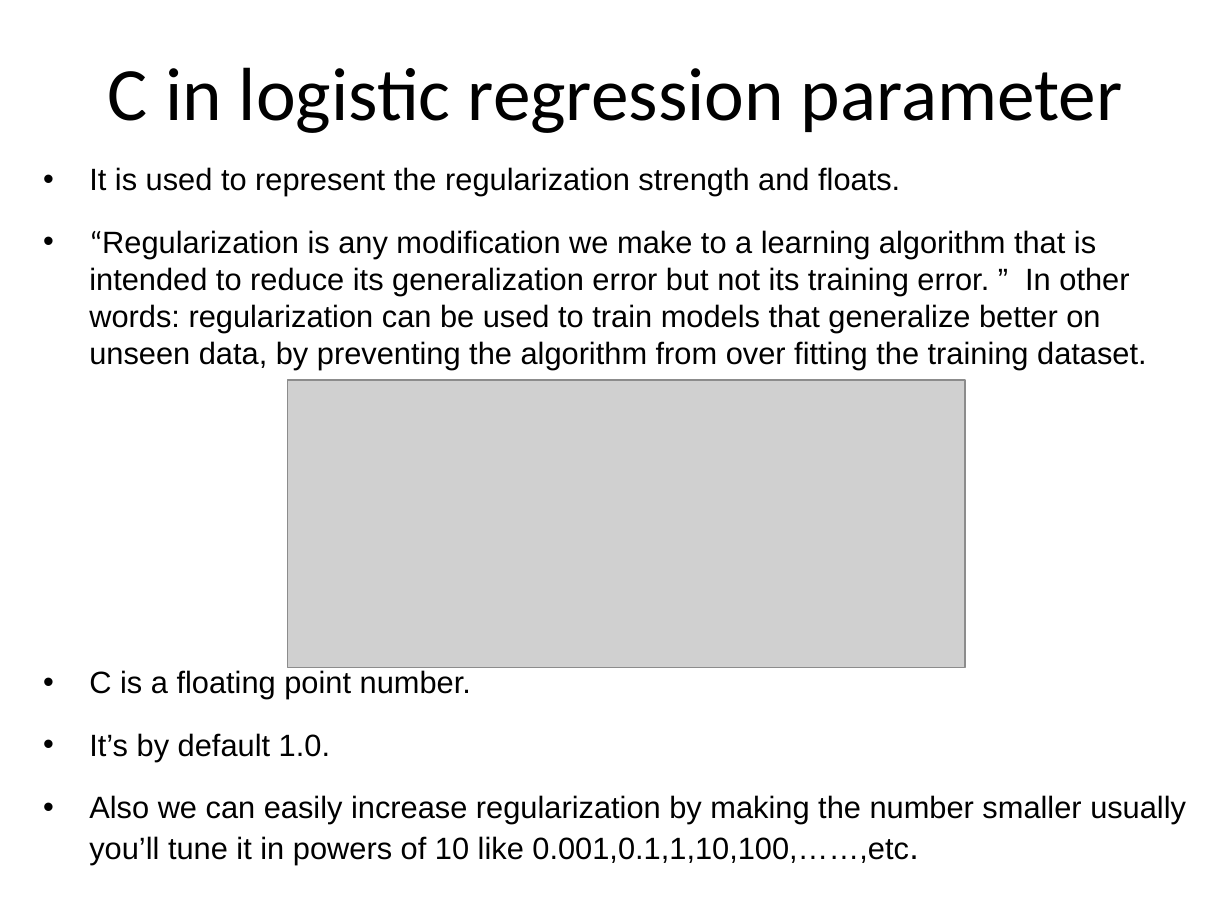
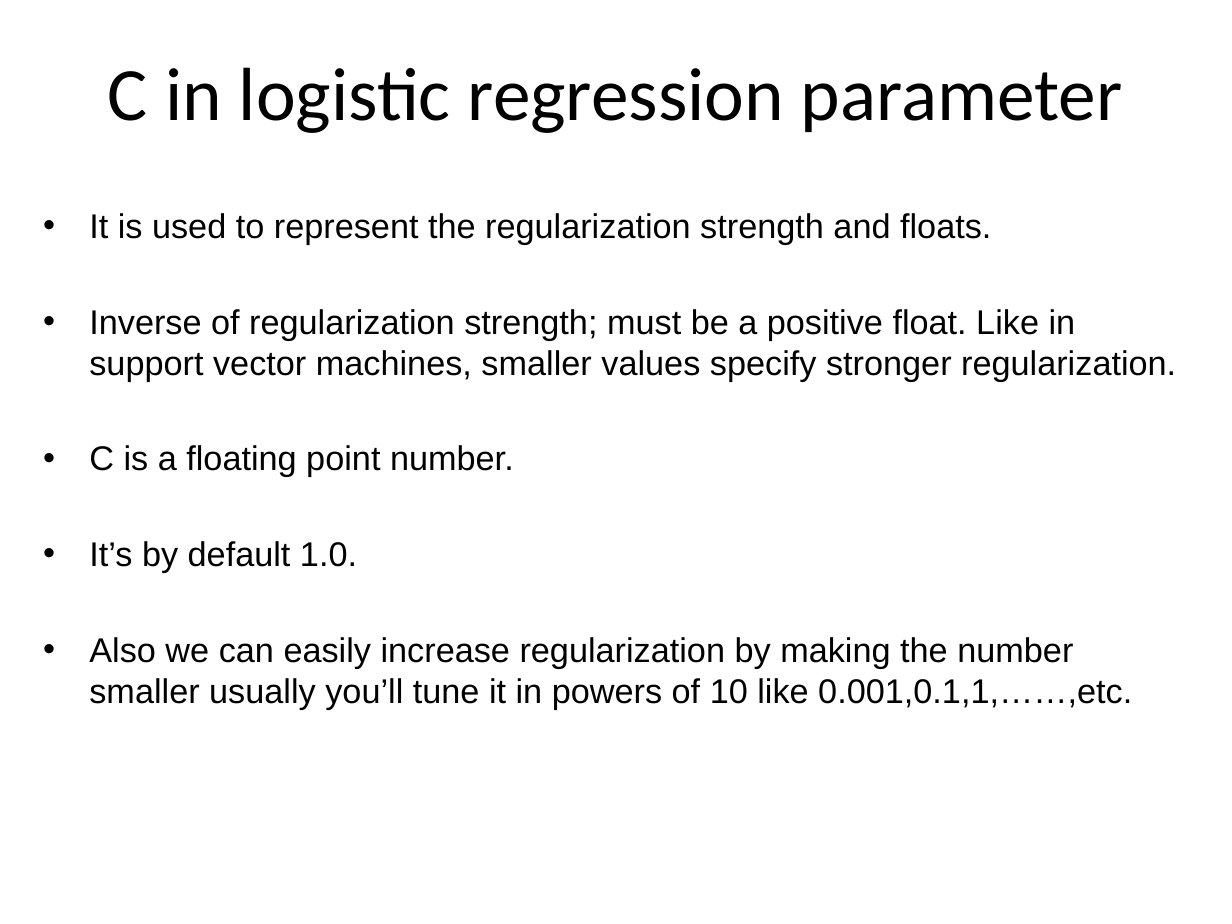
Before and after one commit to Refactor-ML-Bootcamp/01_python-assignments-submission-link-Msahoo876, a slide deck: slide 3 of PPT/C-in-logistic-regression-parameter_Mahesh_Kumar_Sahoo.pptx (slide 1 before the commit). Drawn at 1232x924 pixels with LibreOffice and Linux fonts; fonts in the diff are those of the drawing; grey boxes stand for pictures. Boxes give left, top, right and bottom in pixels: in the first picture for what was removed or moved away, otherwise in the second. Text is boxed around its words. In the diff, an @@ line names an element or a change of style, - is before the commit and + after.

Commit message:
Version 2 : Revised PPT

```diff
--- a/PPT/C-in-logistic-regression-parameter_Mahesh_Kumar_Sahoo.pptx
+++ b/PPT/C-in-logistic-regression-parameter_Mahesh_Kumar_Sahoo.pptx
@@ text at (89,213,991,573): size 18 to 20 pt in "It is used to represent the regularization ...", "C is a floating point number.", "It’s by default 1.0." @@
@@ text at (89,309,1176,381): text changed; size 18 to 20 pt @@
-• “Regularization is any modification we make to a learning algorithm that is intended to reduce its generalization error but not its training error. ” In other words: regularization can be used to train models that generalize better on unseen data, by preventing the algorithm from over fitting the training dataset.
+• Inverse of regularization strength; must be a positive float. Like in support vector machines, smaller values specify stronger regularization.
@@ picture removed at (287,379,965,667) @@
@@ text at (89,637,1132,710): text changed; size 18 to 20 pt @@
-• Also we can easily increase regularization by making the number smaller usually you’ll tune it in powers of 10 like 0.001,0.1,1,10,100,……,etc.
+• Also we can easily increase regularization by making the number smaller usually you’ll tune it in powers of 10 like 0.001,0.1,1,……,etc.
```
Also in this commit, not shown: 2 slides added.
